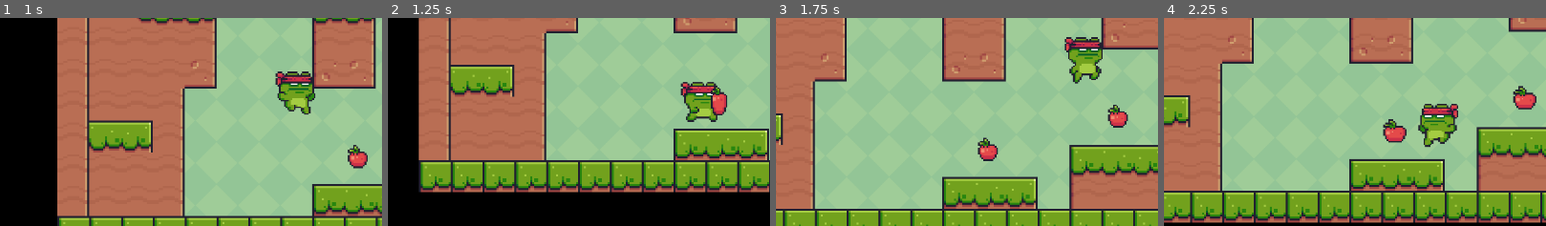
Above: before the commit, frames 1-4 (left to right).
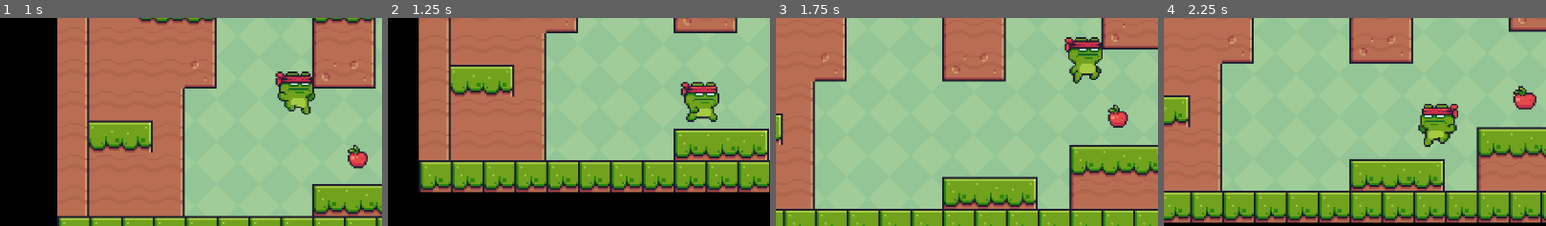
Above: after the commit, the same moments.

Repository: batako/Frog-Runner-on-Godot
Game: Godot game, scene res://main.tscn
Same seed, same stepped clock (60 frames per second), same inputs: the game is played once before the commit and once after it.
Inputs:
- Up to frame 1 (1 s): tap Enter (ui_accept) at 0.5, 0.77 s; hold Right (ui_right) from 0.53 s (still down)
- Up to frame 2 (1.25 s): keep holding Right (ui_right)
- Up to frame 3 (1.75 s): keep holding Right (ui_right); tap Enter (ui_accept) at 1.52 s
- Up to frame 4 (2.25 s): release Right (ui_right) at 2.03 s; hold Left (ui_left) from 2.03 s (still down)
The pictures show only the part of the screen within x 12-62%, y 35-85%; the shares and areas given below are measured in that part.

Frame 1 is identical in both runs. In frame 2, 0.5% of the frame differs, in the area x 84-89%, y 32-47%; in frame 3, 0.4%; in frame 4, 0.5%, in the area x 57-64%, y 48-61%.

Commit message:
リンゴ取得処理整理
・フルーツの取得処理としてベースクラスを作成
・プレイヤーにグループを設定
・フルーツにプレイヤーグループが衝突した場合のみ消す

Diff:
--- a/main.tscn
+++ b/main.tscn
@@ -1,9 +1,10 @@
-[gd_scene load_steps=7 format=3 uid="uid://uwcbck7v8xud"]
+[gd_scene load_steps=8 format=3 uid="uid://uwcbck7v8xud"]
 
 [ext_resource type="Texture2D" uid="uid://dfx003jau2kmp" path="res://assets/images/background/green.png" id="1_ou3ko"]
 [ext_resource type="Texture2D" uid="uid://b5x2ovo8pn1ri" path="res://assets/images/terrain/terrain.png" id="2_gsixr"]
 [ext_resource type="PackedScene" uid="uid://64ilm2o3pp43" path="res://scenes/actors/ninja_frog/ninja_frog.tscn" id="3_vl1jc"]
 [ext_resource type="PackedScene" uid="uid://b426gumqirii0" path="res://scenes/items/fruits/apple.tscn" id="4_2ih2l"]
+[ext_resource type="Script" path="res://components/game_manager.gd" id="5_nywh1"]
 
 [sub_resource type="TileSetAtlasSource" id="TileSetAtlasSource_rvkn0"]
 texture = ExtResource("2_gsixr")
@@ -635,3 +636,6 @@
 
 [node name="Apple6" parent="Items" instance=ExtResource("4_2ih2l")]
 position = Vector2(66, 209)
+
+[node name="GameManager" type="Node" parent="."]
+script = ExtResource("5_nywh1")
--- a/scenes/actors/ninja_frog/ninja_frog.tscn
+++ b/scenes/actors/ninja_frog/ninja_frog.tscn
@@ -262,7 +262,7 @@
 [sub_resource type="RectangleShape2D" id="RectangleShape2D_1lq6m"]
 size = Vector2(20, 26)
 
-[node name="NinjaFrog" type="CharacterBody2D"]
+[node name="NinjaFrog" type="CharacterBody2D" groups=["Player"]]
 scale = Vector2(2.5, 2.5)
 script = ExtResource("1_7gg0o")
 
--- /dev/null
+++ b/scenes/items/fruits/apple.gd
@@ -0,0 +1 @@
+extends FruitBase
--- a/scenes/items/fruits/apple.tscn
+++ b/scenes/items/fruits/apple.tscn
@@ -1,6 +1,7 @@
-[gd_scene load_steps=21 format=3 uid="uid://b426gumqirii0"]
+[gd_scene load_steps=22 format=3 uid="uid://b426gumqirii0"]
 
 [ext_resource type="Texture2D" uid="uid://b38uvrgy3eonn" path="res://assets/images/items/fruits/apple.png" id="1_6jf0g"]
+[ext_resource type="Script" path="res://scenes/items/fruits/apple.gd" id="1_h77mo"]
 
 [sub_resource type="AtlasTexture" id="AtlasTexture_66b6o"]
 atlas = ExtResource("1_6jf0g")
@@ -134,6 +135,7 @@
 
 [node name="Apple" type="Area2D"]
 scale = Vector2(2.5, 2.5)
+script = ExtResource("1_h77mo")
 
 [node name="Sprite" type="AnimatedSprite2D" parent="."]
 texture_filter = 1
--- /dev/null
+++ b/scripts/fruit_base.gd
@@ -0,0 +1,10 @@
+class_name FruitBase
+
+extends Area2D
+
+func _ready() -> void:
+	connect("body_entered", _on_body_entered.bind())
+
+func _on_body_entered(body: Node):
+	if body.is_in_group("Player"):
+		queue_free()
